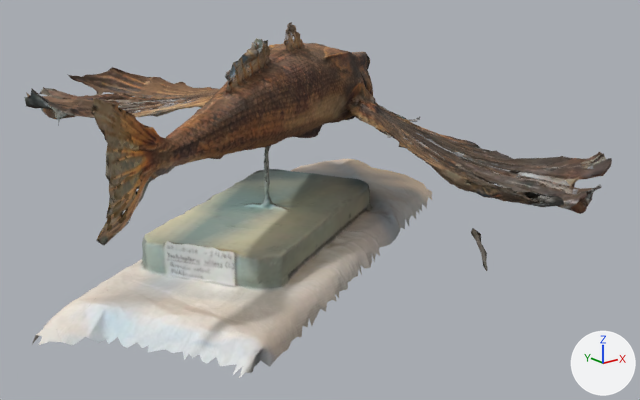
Two versions of the glTF model model.glb, one commit apart.
Camera for both pictures: a camera (50 mm lens) standing at (-1.1, -1.565, 0.72) and looking at (0.112, -0.049, 0.114). The axes (+X, +Y, +Z) are drawn at lower right. The lights are the same throughout. The picture after the commit comes second. Vertices at exactly the same position are counted once.

The first picture shows 'model_aligned'.
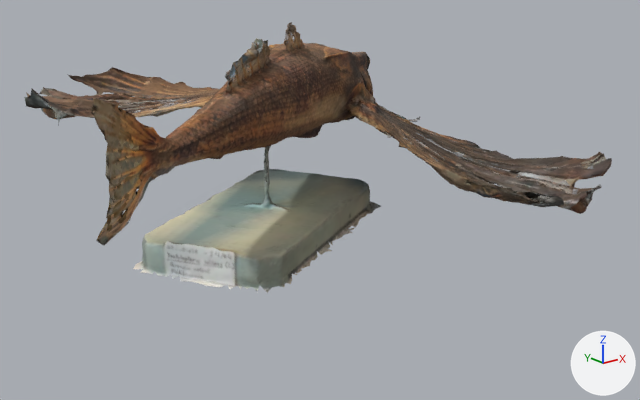
The newer file is also turned or shifted as a whole; pictures and numbers use the older file's frame.

The change, as a diff of the scene's bpy script:
```diff
--- a/model.glb.py
+++ b/model.glb.py
@@ me_model_aligned_mesh @@
 # used by ob_model_aligned
-me_model_aligned_mesh.from_pydata(...)  # 8956 vertices, 17601 faces; spans x -0.599..0.609, y -0.578..0.76, z -0.013..0.514
+me_model_aligned_mesh.from_pydata(...)  # 8011 vertices, 15791 faces; spans x -0.559..0.609, y -0.578..0.76, z 0.037..0.514
+# me_model_aligned_mesh part 1: the loose piece of 24 vertices spanning x 0.296..0.333, y -0.396..-0.332, z 0.0..0.081 is deleted
+# me_model_aligned_mesh part 2: 921 vertices removed from x -0.599..0.607, y -0.447..0.46, z -0.013..0.084
 me_model_aligned_mesh.materials.append(mat_material_0)
```

What differs and where, as boxes [x1, y1, x2, y2] in the pictures (640 x 400 px):
'model_aligned', reshaped (24% shorter): before [24, 22, 612, 378]; after [24, 22, 612, 293]
part 1 of me_model_aligned_mesh, deleted: before [471, 228, 488, 271]
part 2 of me_model_aligned_mesh, deleted: before [32, 159, 432, 378]
